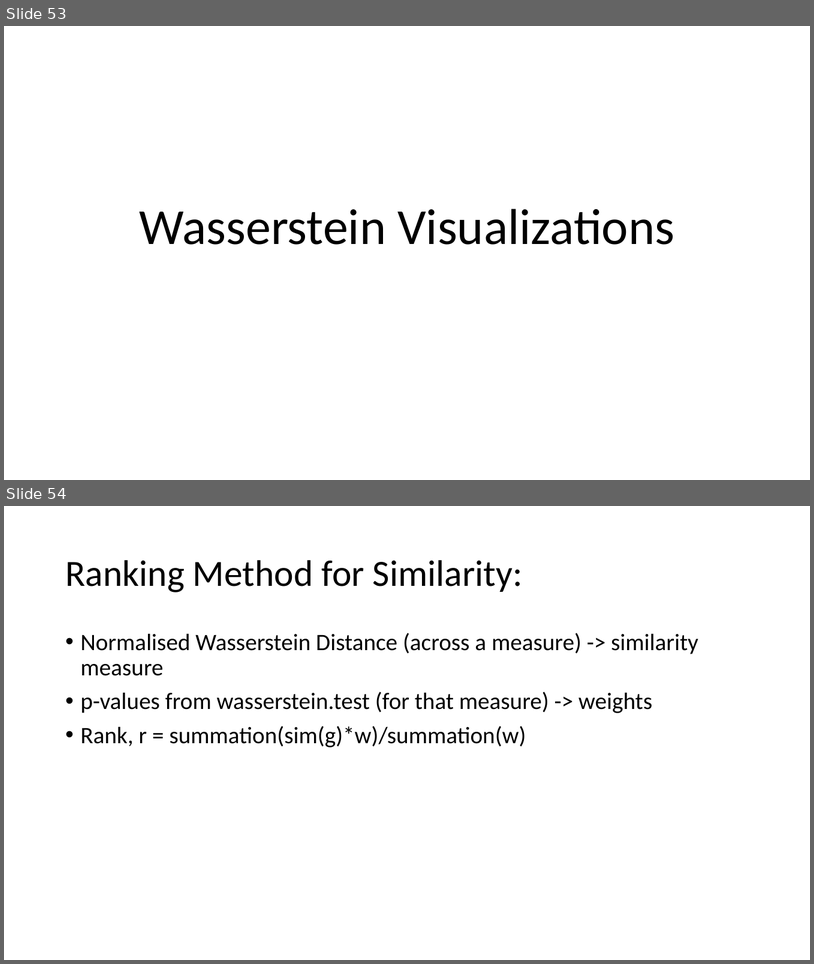
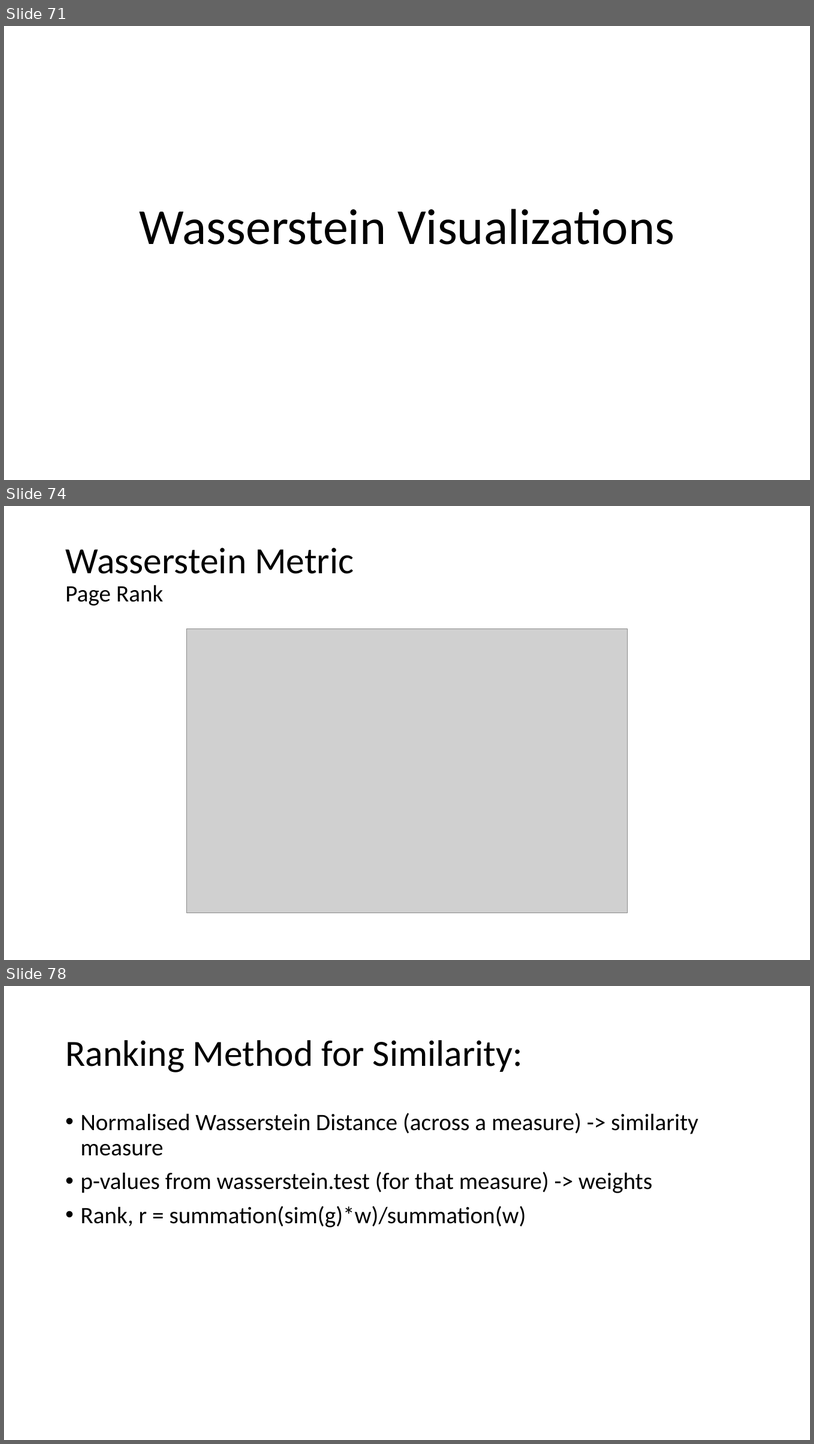
Before and after one commit to AtrayeeNeog/Visualization_2019-20, a slide deck: Documentation/Presentation/Project_Presentation_v3.pptx. Shown one above the other, each under a label of ours: slides 53 and 54 before the commit, slides 71, 74 and 78 after it; the slides between them are not shown. The pictures are 814x964 and 814x1444 pixels, drawn with LibreOffice and Linux fonts; fonts in the diff are those of the drawing; grey boxes stand for pictures. Boxes give left, top, right and bottom in pixels: in the first picture for what was removed or moved away, otherwise in the second. Text is boxed around its words. In the diff, an @@ line names an element or a change of style, - is before the commit and + after.

```diff
--- a/Documentation/Presentation/Project_Presentation_v3.pptx
+++ b/Documentation/Presentation/Project_Presentation_v3.pptx
@@ slide 74 added at <box>4,506,810,960</box>, background #FFFFFF @@
@@ title added at <box>65,547,354,606</box>, 44 pt, text #000000 @@
+Wasserstein Metric
+Page Rank
@@ picture added at <box>186,629,628,913</box> @@
@@ what was slide 53 is now slide 71 @@
@@ what was slide 54 is now slide 78 @@
```
Also in this commit, not shown: 1 slide changed, 23 other slides added.
